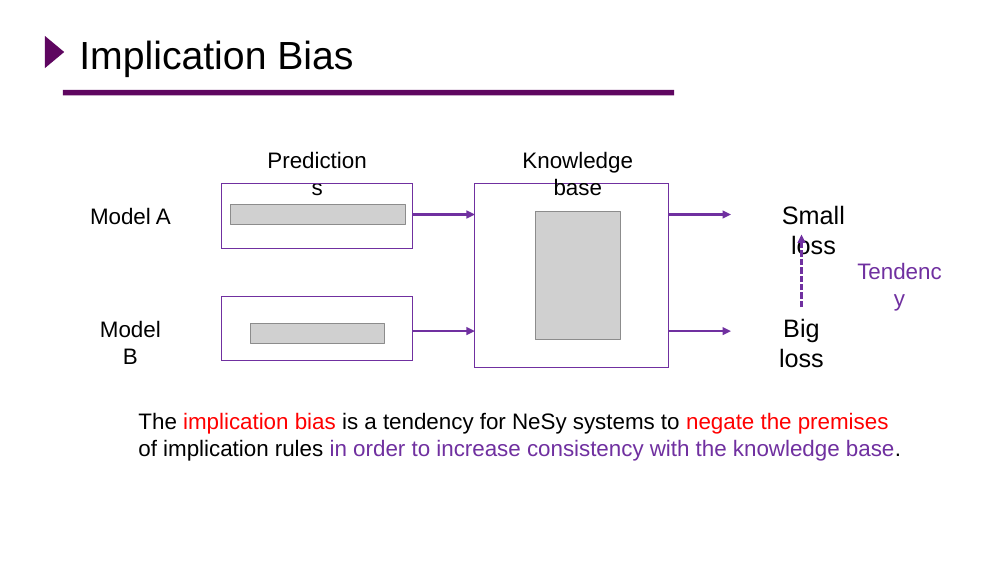
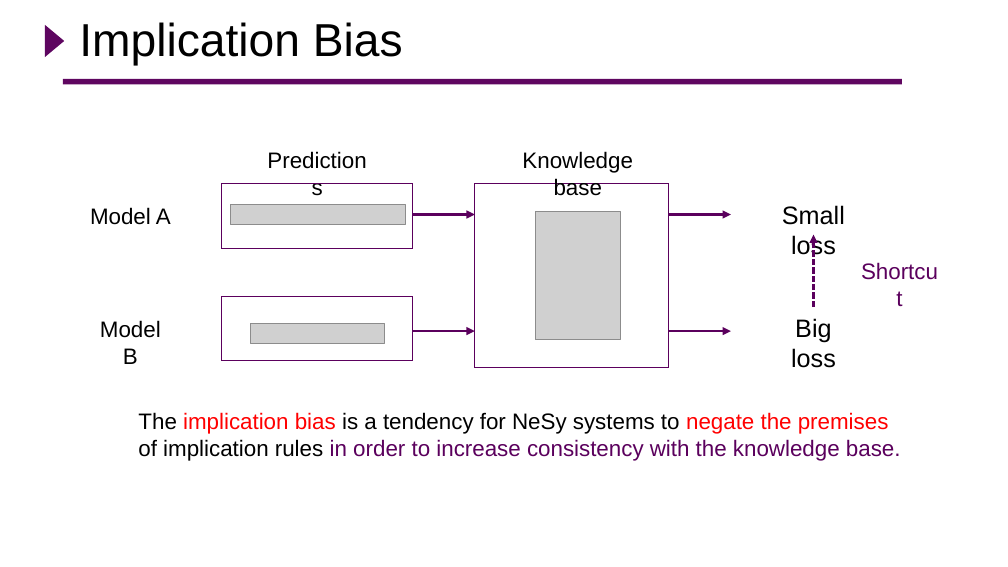
Before and after one commit to Hao-Yuan-He/Hao-Yuan-He.github.io, a slide deck: slide 3 of assets/pdf/rill_oral.pptx (slide 8 before the commit). Drawn at 1008x567 pixels with LibreOffice and Linux fonts; fonts in the diff are those of the drawing; grey boxes stand for pictures; background and template pictures are left out. Boxes give left, top, right and bottom in pixels: in the first picture for what was removed or moved away, otherwise in the second. Text is boxed around its words. In the diff, an @@ line names an element or a change of style, - is before the commit and + after.

```diff
--- a/assets/pdf/rill_oral.pptx
+++ b/assets/pdf/rill_oral.pptx
@@ triangle: place and size @@
-triangle at (45,36,64,68)
+triangle at (45,25,64,57)
@@ title "Implication Bias" at (79,22,403,65): size 28 to 33 pt @@
@@ line moved from (62, 93) - (674, 93) to (62, 82) - (902, 82) @@
@@ outline #7030A0 0.75 pt to #5B005D 0.75 pt in 3 elements at (222,183,412,248), (222,296,412,361), (475,183,668,367) @@
@@ arrow (412, 215) - (475, 215): stroke #7030A0 1.5 pt to #5B005D 1.5 pt @@
@@ arrow (668, 215) - (731, 215): stroke #7030A0 1.5 pt to #5B005D 1.5 pt @@
@@ arrow moved from (801, 307) - (801, 235) to (813, 307) - (813, 235) @@
@@ arrow (813, 307) - (813, 235): stroke #7030A0 1.5 pt dashed to #5B005D 1.5 pt dashed @@
@@ text removed at (843,252,957,289) @@
-Tendency
@@ text added at (849,252,951,289), 16 pt, text #5B005D @@
+Shortcut
@@ text "Big loss": place and size @@
-text "Big loss" at (779,318,824,368)
+text "Big loss" at (791,318,836,368)
@@ arrow (412, 331) - (475, 331): stroke #7030A0 1.5 pt to #5B005D 1.5 pt @@
@@ arrow (668, 331) - (731, 331): stroke #7030A0 1.5 pt to #5B005D 1.5 pt @@
@@ text "The implication bias is a ..." at (138,412,901,461): text colour #7030A0 to #5B005D in "in order to increase consistency with the ..."; text colour #000000 to #5B005D in "base." @@
```
Also in this commit, not shown: 13 other slides changed, 2 slides added, 8 slides removed.
